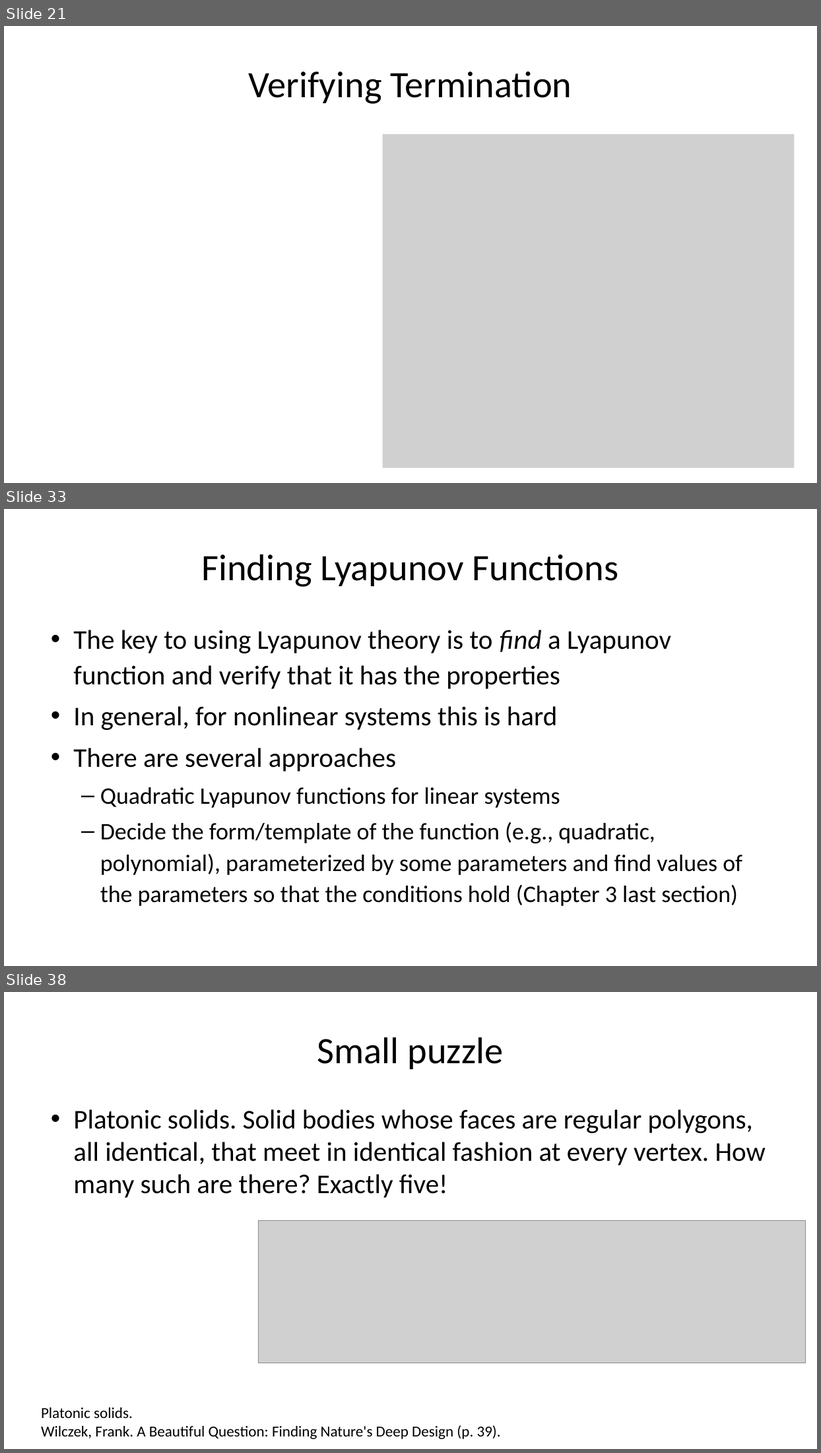
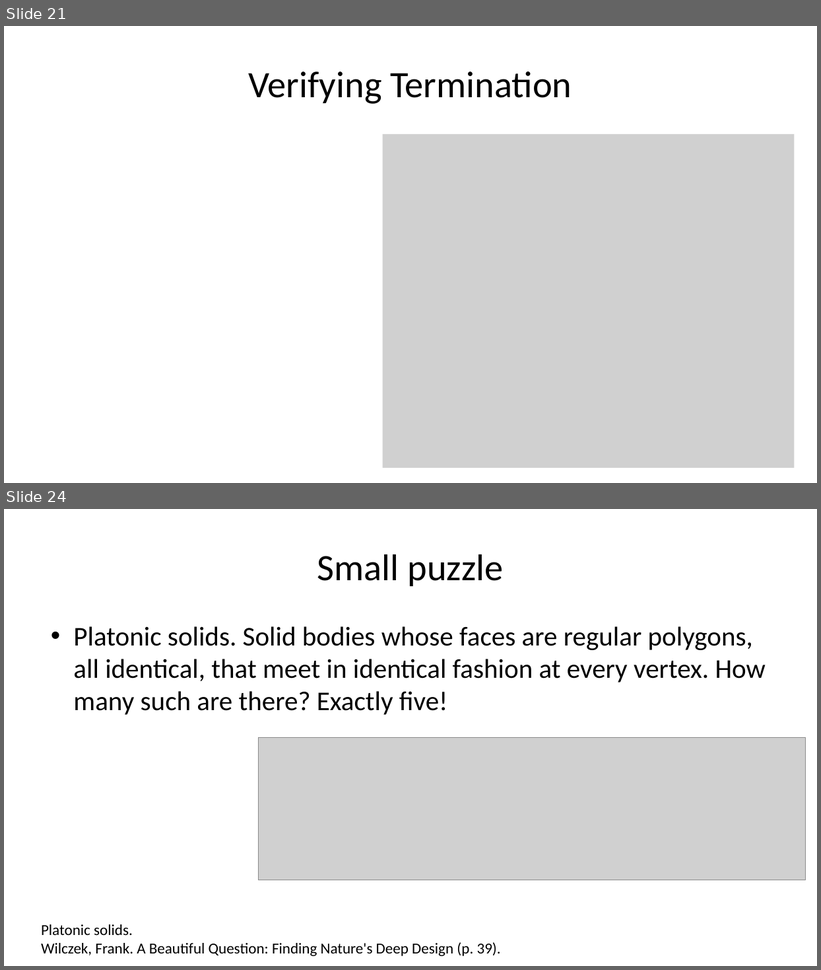
Before and after one commit to sayanmitracode/cpsbooksite, a slide deck: Slides/2025/L11_Stability.pptx. Shown one above the other, each under a label of ours: slides 21, 33 and 38 before the commit, slides 21 and 24 after it; the slides between them are not shown. The pictures are 821x1453 and 821x970 pixels, drawn with LibreOffice and Linux fonts; fonts in the diff are those of the drawing; grey boxes stand for pictures. Boxes give left, top, right and bottom in pixels: in the first picture for what was removed or moved away, otherwise in the second. Text is boxed around its words. In the diff, an @@ line names an element or a change of style, - is before the commit and + after.

```diff
--- a/Slides/2025/L11_Stability.pptx
+++ b/Slides/2025/L11_Stability.pptx
@@ slide 33 removed at box(4, 509, 817, 966), background #FFFFFF @@
@@ title removed at box(201, 554, 619, 587) @@
-Finding Lyapunov Functions
@@ text removed at box(73, 630, 743, 906) @@
-• The key to using Lyapunov theory is to find a Lyapunov function and verify that it has the properties
-• In general, for nonlinear systems this is hard
-• There are several approaches
-  – Quadratic Lyapunov functions for linear systems
-  – Decide the form/template of the function (e.g., quadratic, polynomial), parameterized by some parameters and find values of the parameters so that the conditions hold (Chapter 3 last section)
@@ what was slide 38 is now slide 24 @@
```
Also in this commit, not shown: 2 slides changed, 13 other slides removed, 3 other files.
